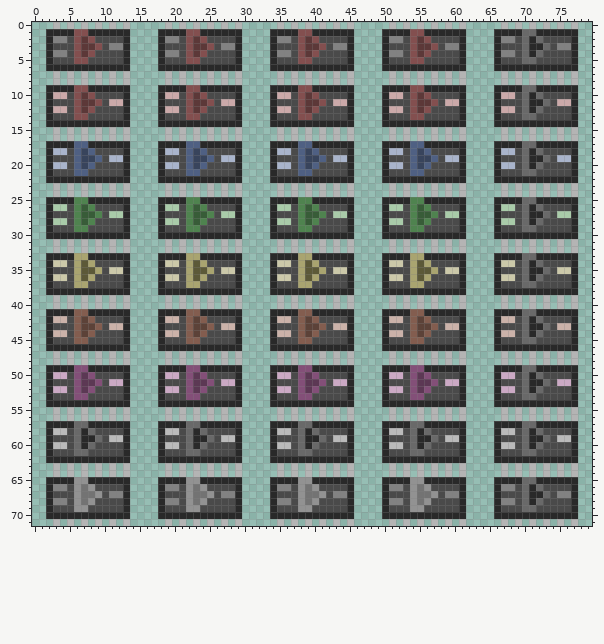
Two versions of one sprite sheet, objects/wired/wiresmith/and_ws.png. Above is the file before it was changed.
The file is 80x72 pixels.
Now the later version:
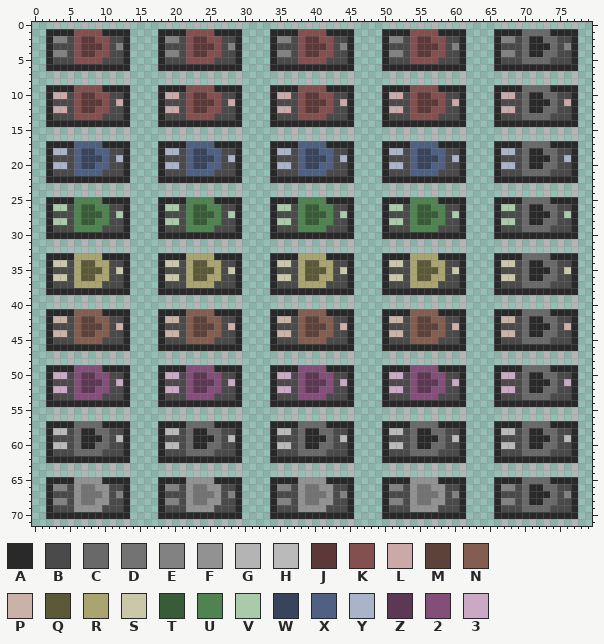
Palette (. is transparent): A #292929  B #4a4a4a  C #696969  D #737373  E #828282  F #929292  G #b4b4b4  H #bababa  J #5c3838  K #834f4f  L #cba9a9  M #5c4238  N #835d4f  P #cbb2a9  Q #5c5938  R #a9a470  S #cbc8a9  T #385c38  U #4f834f  V #a9cba9  W #38445c  X #4f6083  Y #a9b4cb  Z #5c3854  2 #834f78  3 #cba9c4
Edits made:
Changed rows in their new state; - is an unchanged pixel.
first column x 8:
 1 KK--------------KK--------------KK--------------KK--------------CC--
 2 JKK-------------JKK-------------JKK-------------JKK-------------ACC-
 3 -JKB-------------JKB-------------JKB-------------JKB-------------ACB
 4 JKK-------------JKK-------------JKK-------------JKK-------------ACC-
 5 KK--------------KK--------------KK--------------KK--------------CC--
first column x 8:
 9 KK--------------KK--------------KK--------------KK--------------CC--
10 JKK-------------JKK-------------JKK-------------JKK-------------ACC-
11 -JKB-------------JKB-------------JKB-------------JKB-------------ACB
12 JKK-------------JKK-------------JKK-------------JKK-------------ACC-
13 KK--------------KK--------------KK--------------KK--------------CC--
first column x 8:
17 XX--------------XX--------------XX--------------XX--------------CC--
18 WXX-------------WXX-------------WXX-------------WXX-------------ACC-
19 -WXB-------------WXB-------------WXB-------------WXB-------------ACB
20 WXX-------------WXX-------------WXX-------------WXX-------------ACC-
21 XX--------------XX--------------XX--------------XX--------------CC--
first column x 8:
25 UU--------------UU--------------UU--------------UU--------------CC--
26 TUU-------------TUU-------------TUU-------------TUU-------------ACC-
27 -TUB-------------TUB-------------TUB-------------TUB-------------ACB
28 TUU-------------TUU-------------TUU-------------TUU-------------ACC-
29 UU--------------UU--------------UU--------------UU--------------CC--
first column x 8:
33 RR--------------RR--------------RR--------------RR--------------CC--
34 QRR-------------QRR-------------QRR-------------QRR-------------ACC-
35 -QRB-------------QRB-------------QRB-------------QRB-------------ACB
36 QRR-------------QRR-------------QRR-------------QRR-------------ACC-
37 RR--------------RR--------------RR--------------RR--------------CC--
first column x 8:
41 NN--------------NN--------------NN--------------NN--------------CC--
42 MNN-------------MNN-------------MNN-------------MNN-------------ACC-
43 -MNB-------------MNB-------------MNB-------------MNB-------------ACB
44 MNN-------------MNN-------------MNN-------------MNN-------------ACC-
45 NN--------------NN--------------NN--------------NN--------------CC--
first column x 8:
49 22--------------22--------------22--------------22--------------CC--
50 Z22-------------Z22-------------Z22-------------Z22-------------ACC-
51 -Z2B-------------Z2B-------------Z2B-------------Z2B-------------ACB
52 Z22-------------Z22-------------Z22-------------Z22-------------ACC-
53 22--------------22--------------22--------------22--------------CC--
first column x 8:
57 CC--------------CC--------------CC--------------CC--------------CC--
58 ACC-------------ACC-------------ACC-------------ACC-------------ACC-
59 -ACB-------------ACB-------------ACB-------------ACB-------------ACB
60 ACC-------------ACC-------------ACC-------------ACC-------------ACC-
61 CC--------------CC--------------CC--------------CC--------------CC--
first column x 8:
65 FF--------------FF--------------FF--------------FF--------------CC--
66 DFF-------------DFF-------------DFF-------------DFF-------------ACC-
67 -DFB-------------DFB-------------DFB-------------DFB-------------ACB
68 DFF-------------DFF-------------DFF-------------DFF-------------ACC-
69 FF--------------FF--------------FF--------------FF--------------CC--
